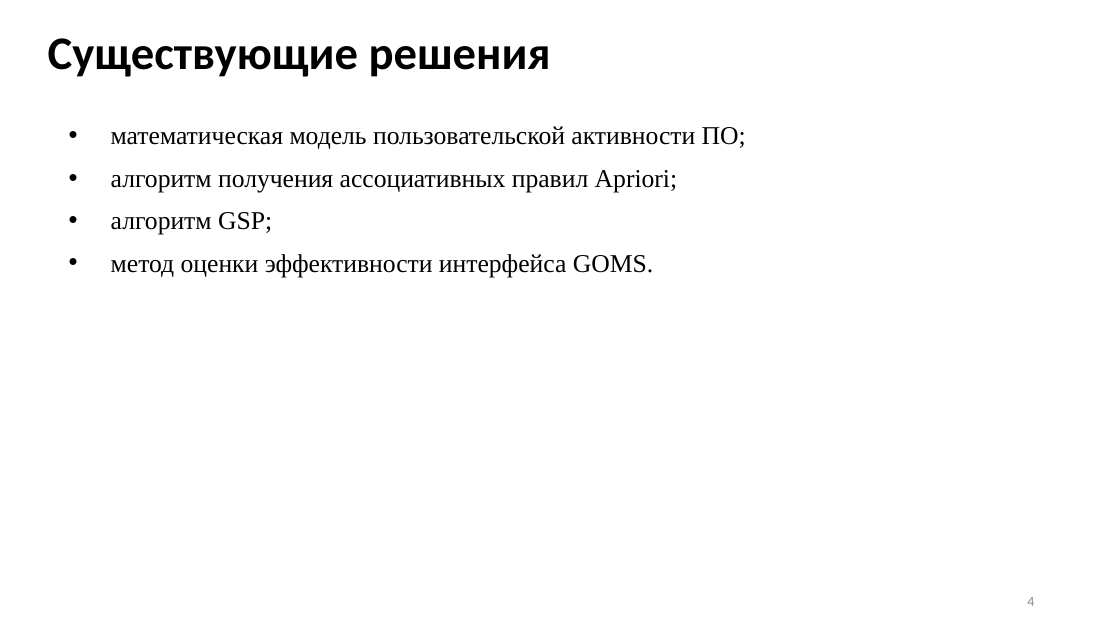
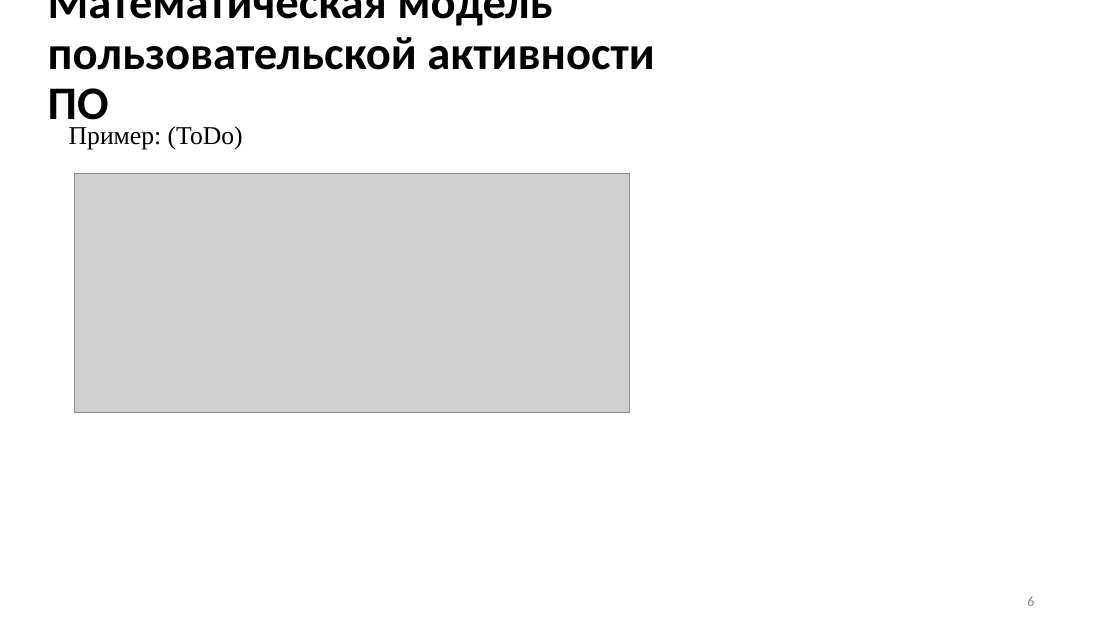
Before and after one commit to Inlucker/7semestr, a slide deck: slide 6 of НИР и ВКР/Презентация/ПронинАС_НИР_презентация.pptx (slide 4 before the commit). Drawn at 1120x630 pixels with LibreOffice and Linux fonts; fonts in the diff are those of the drawing; grey boxes stand for pictures. Boxes give left, top, right and bottom in pixels: in the first picture for what was removed or moved away, otherwise in the second. Text is boxed around its words. In the diff, an @@ line names an element or a change of style, - is before the commit and + after.

```diff
--- a/НИР и ВКР/Презентация/ПронинАС_НИР_презентация.pptx
+++ b/НИР и ВКР/Презентация/ПронинАС_НИР_презентация.pptx
@@ title added at [48, 0, 654, 131], 40 pt, text #000000, bold @@
+Математическая модель пользовательской активности ПО
@@ title removed at [48, 38, 551, 77] @@
-Существующие решения
@@ text at [69, 126, 243, 150]: text changed @@
-• математическая модель пользовательской активности ПО;
-• алгоритм получения ассоциативных правил Apriori;
-• алгоритм GSP;
-• метод оценки эффективности интерфейса GOMS.
+Пример: (ToDo)
@@ picture added at [75, 174, 630, 413] @@
@@ page number at [1027, 597, 1034, 606]: text changed @@
-4
+6
```
Also in this commit, not shown: 6 other slides changed, 3 slides added, 2 slides removed, 1 other file.
